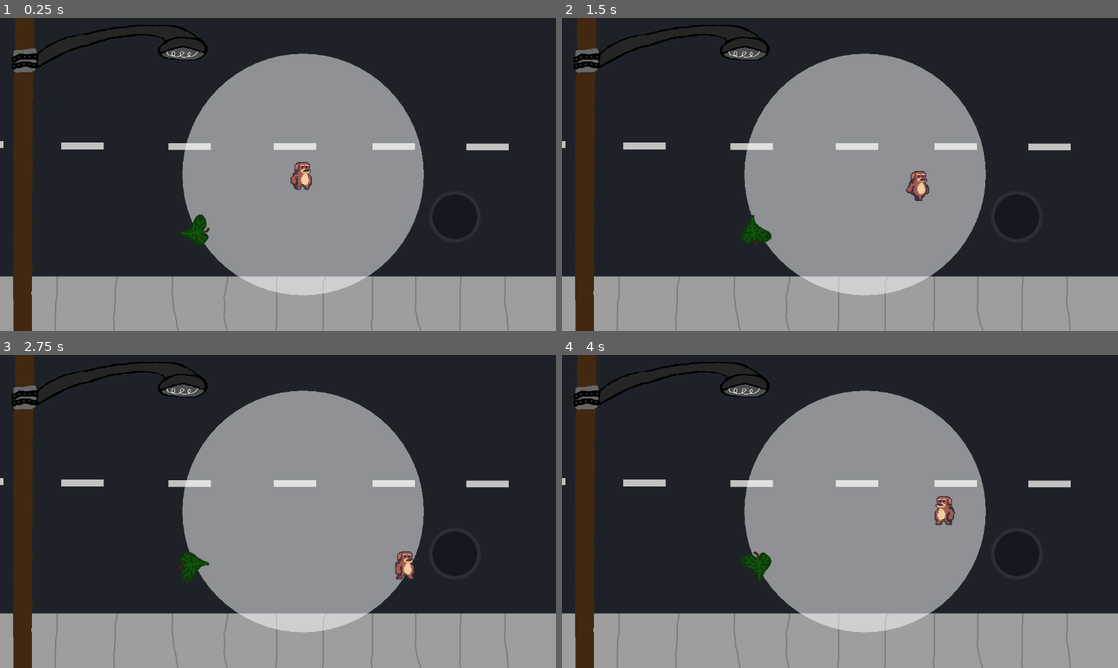
Above: before the commit, frames 1-4 (two rows, left to right).
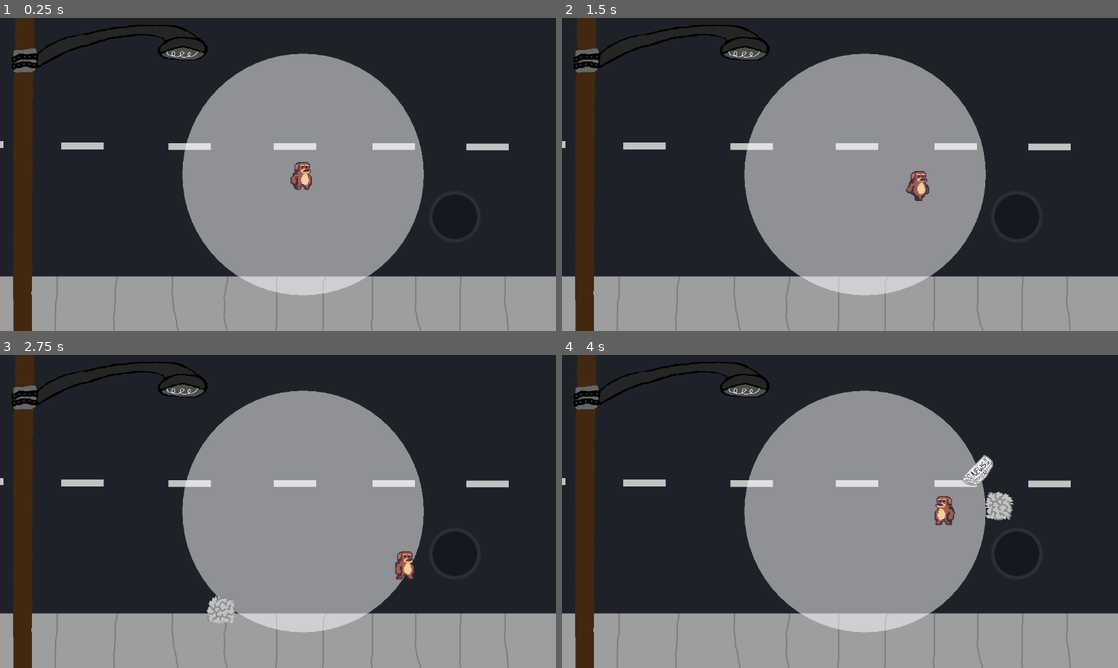
Above: after the commit, the same moments.

Repository: SeasonalCat/stay-trijam
Game: Godot game, scene res://scenes/main/main.tscn
Same seed, same stepped clock (60 frames per second), same inputs: the game is played once before the commit and once after it.
Inputs:
- Up to frame 1 (0.25 s): no input
- Up to frame 2 (1.5 s): hold D (move_right) 0.53-1.28 s; hold S (move_down) from 1.28 s (still down)
- Up to frame 3 (2.75 s): release S (move_down) at 2.03 s; hold D (move_right) from 2.03 s (still down)
- Up to frame 4 (4 s): release D (move_right) at 2.78 s; hold W (move_up) 2.78-3.53 s; hold A (move_left) from 3.53 s (still down)

The runs differ from the first frame. In frame 1, 0.3% of the frame differs, in the area x 32-38%, y 62-73%; in frame 2, 0.3%; in frame 3, 0.6%; in frame 4, 0.9%, in the area x 32-82%, y 32-73%.

Commit message:
obects going from one side of the screen to another

Diff:
--- a/scenes/game_object/obstacle/obstacle.gd
+++ b/scenes/game_object/obstacle/obstacle.gd
@@ -2,9 +2,8 @@
 
 
 @onready var sprite = $Visuals/Sprite2D
+var max_speed: int = 400
 
-
-# variable containing list of possible textures
 var textures = [
 	preload("res://assets/leaf.png"),
 	preload("res://assets/news.png"),
@@ -15,7 +14,25 @@
 	preload("res://assets/umbrella.png")
 ]
 
-# pick a texture at random on loading
+
 func _ready():
 	var texture = textures[randi() % textures.size()]
 	sprite.texture = texture
+
+func _process(_delta):
+	if (velocity == Vector2.ZERO):
+		accelerate_to_player()
+
+	move_and_slide()
+
+func accelerate_to_player():
+	var player = get_tree().get_first_node_in_group("player") as Node2D
+	if player == null:
+		return
+
+	var direction = (player.global_position - global_position).normalized()
+
+	var angle = randf_range(-PI / 20, PI / 20)
+	direction = direction.rotated(angle)
+
+	velocity = direction * max_speed
--- a/scenes/main/main.tscn
+++ b/scenes/main/main.tscn
@@ -8,7 +8,6 @@
 [ext_resource type="PackedScene" uid="uid://dmnk6a4r4o3sf" path="res://scenes/manager/obstacle_time_manager.tscn" id="3_2fdms"]
 [ext_resource type="PackedScene" uid="uid://c3ib8rdggbsd2" path="res://scenes/manager/obstacle_manager.tscn" id="4_1yqrn"]
 [ext_resource type="AudioStream" uid="uid://duat0x7xp0l8a" path="res://assets/music.mp3" id="6_jd3oh"]
-[ext_resource type="PackedScene" uid="uid://dpt04q0tksme" path="res://scenes/game_object/obstacle/obstacle.tscn" id="6_y1thj"]
 
 [node name="Main" type="Node"]
 script = ExtResource("1_raxyv")
@@ -26,13 +25,10 @@
 [node name="Zone" parent="." instance=ExtResource("2_am3q5")]
 position = Vector2(628, 324)
 
-[node name="Entities" type="Node2D" parent="."]
+[node name="Entities" type="Node2D" parent="." groups=["entities_layer"]]
 
-[node name="Player" parent="Entities" instance=ExtResource("2_hru63")]
+[node name="Player" parent="Entities" groups=["player"] instance=ExtResource("2_hru63")]
 position = Vector2(628, 324)
-
-[node name="Obstacle" parent="." instance=ExtResource("6_y1thj")]
-position = Vector2(402, 439)
 
 [node name="AudioStreamPlayer" type="AudioStreamPlayer" parent="."]
 stream = ExtResource("6_jd3oh")
--- a/scenes/manager/obstacle_manager.gd
+++ b/scenes/manager/obstacle_manager.gd
@@ -1,6 +1,6 @@
 extends Node
 
-const SPAWN_RADIUS = 375
+const SPAWN_RADIUS = 1000
 
 @export var obstacle_scene: PackedScene
 @export var obstacle_time_manager: ObstacleTimeManager
@@ -51,5 +51,5 @@
 
 
 func on_arena_difficulty_increased(obstacle_difficulty: int):
-	var new_wait_time = base_spawn_time - 0.01 * obstacle_difficulty
-	timer.wait_time = min(0.05, new_wait_time)
+	var new_wait_time = base_spawn_time - (0.01 * obstacle_difficulty)
+	timer.wait_time = max(0.05, new_wait_time)
--- a/scenes/manager/obstacle_manager.tscn
+++ b/scenes/manager/obstacle_manager.tscn
@@ -8,3 +8,4 @@
 obstacle_scene = ExtResource("2_3uj5w")
 
 [node name="Timer" type="Timer" parent="."]
+autostart = true
--- a/scenes/manager/obstacle_time_manager.tscn
+++ b/scenes/manager/obstacle_time_manager.tscn
@@ -7,3 +7,4 @@
 
 [node name="Timer" type="Timer" parent="."]
 wait_time = 5.0
+autostart = true
Not shown: 1 places in scenes/main/main.tscn that only renumber resources
